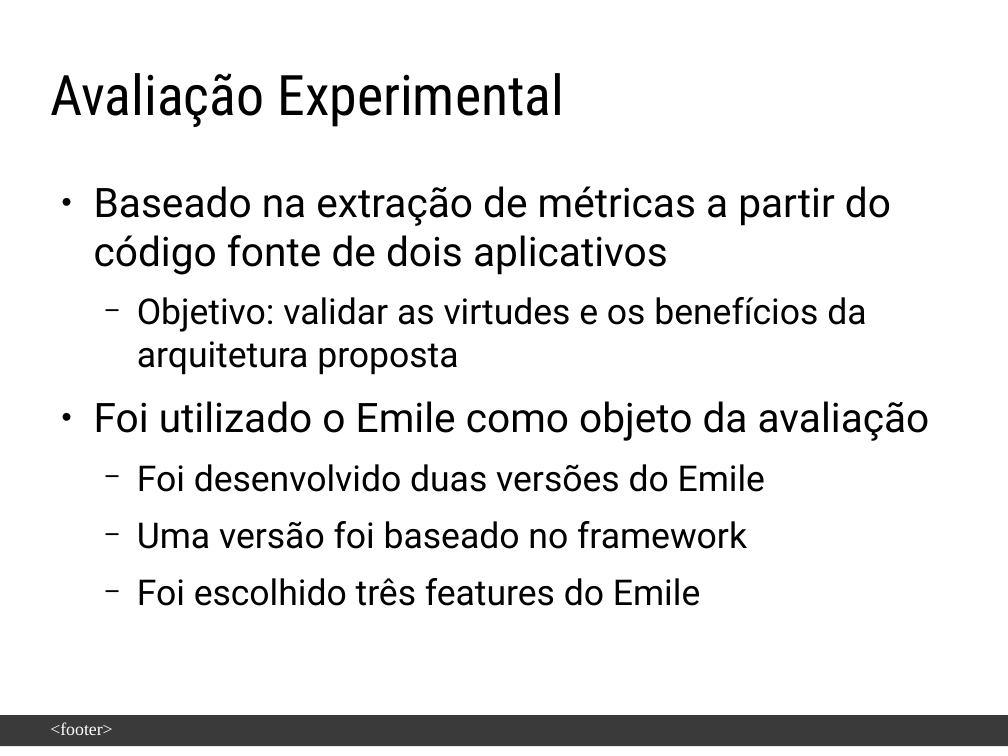
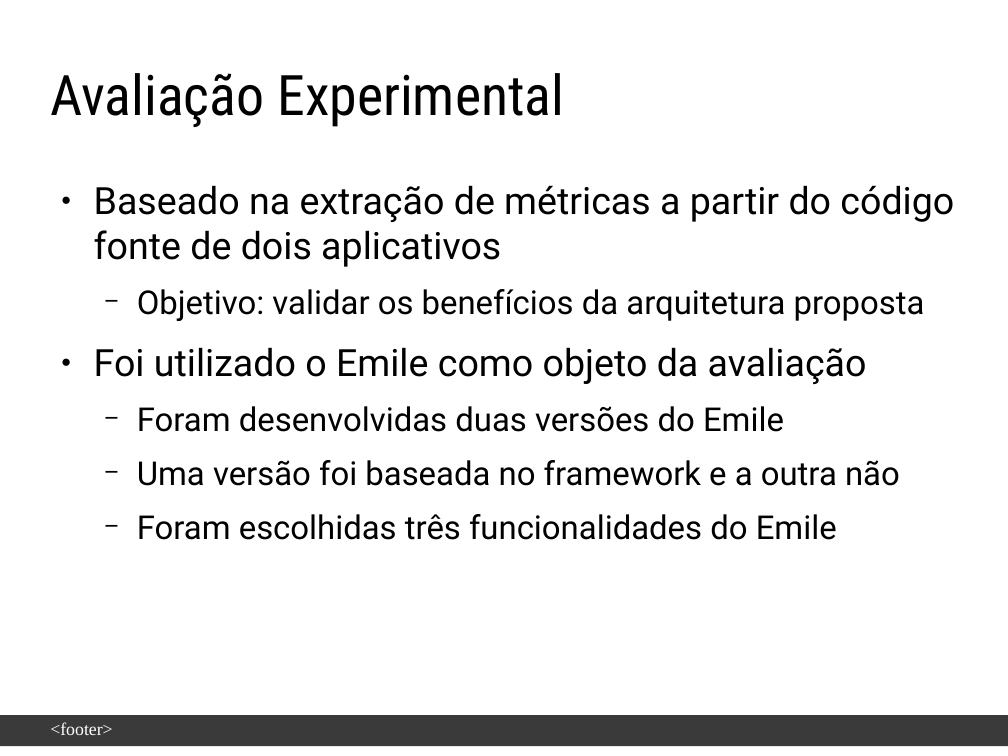
Before and after one commit to enoquesantos/tcc-latex, a slide deck: slide 12 of slide-defesa/Apresentação-EnoqueJoseneas.odp (slide 9 before the commit). Drawn at 1008x756 pixels with LibreOffice and Linux fonts; fonts in the diff are those of the drawing; background and template pictures are left out. Boxes give left, top, right and bottom in pixels: in the first picture for what was removed or moved away, otherwise in the second. Text is boxed around its words. In the diff, an @@ line names an element or a change of style, - is before the commit and + after.

```diff
--- a/slide-defesa/Apresentação-EnoqueJoseneas.odp
+++ b/slide-defesa/Apresentação-EnoqueJoseneas.odp
@@ text at (x1=94, y1=185, x2=954, y2=384): size 32 to 29.6 pt in "Baseado na extração de métricas a partir ...", "Foi utilizado o Emile como objeto da ..." @@
@@ text at (x1=137, y1=289, x2=925, y2=321): text changed; size 28 to 25.9 pt @@
-  − Objetivo: validar as virtudes e os benefícios da arquitetura proposta
+  − Objetivo: validar os benefícios da arquitetura proposta
@@ text at (x1=137, y1=406, x2=900, y2=540): text changed; size 28 to 25.9 pt @@
-  − Foi desenvolvido duas versões do Emile
-  − Uma versão foi baseado no framework
-  − Foi escolhido três features do Emile
+  − Foram desenvolvidas duas versões do Emile
+  − Uma versão foi baseada no framework e a outra não
+  − Foram escolhidas três funcionalidades do Emile
```
Also in this commit, not shown: 10 other slides changed, 3 slides added, 4 other files.
